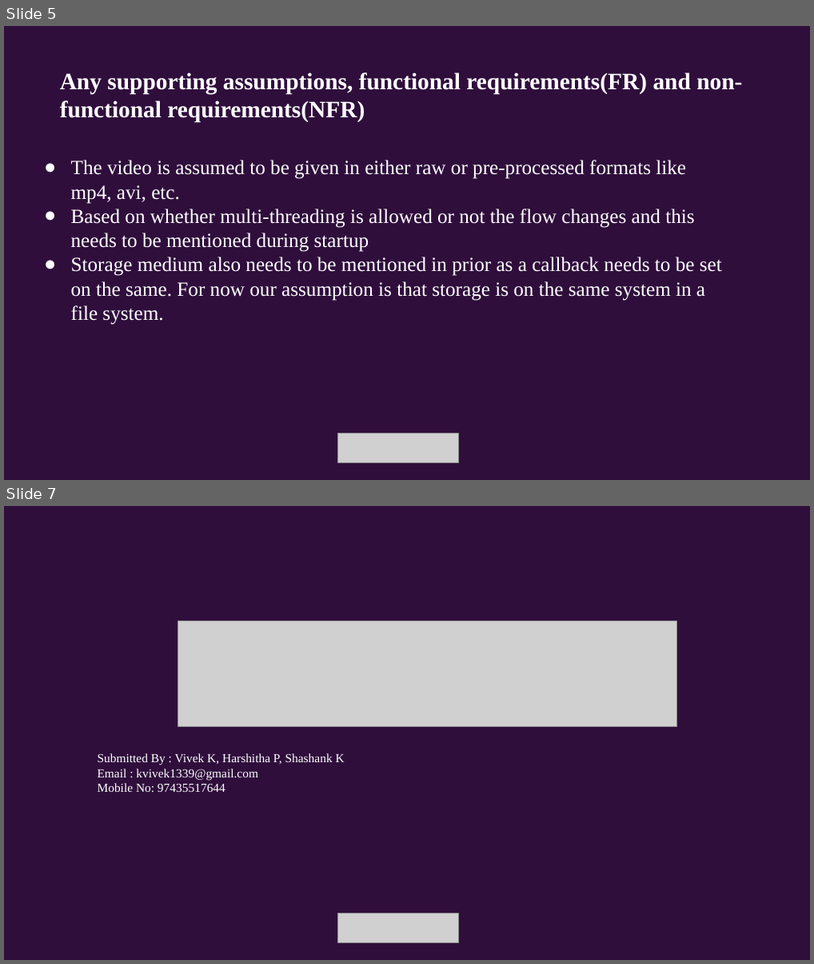
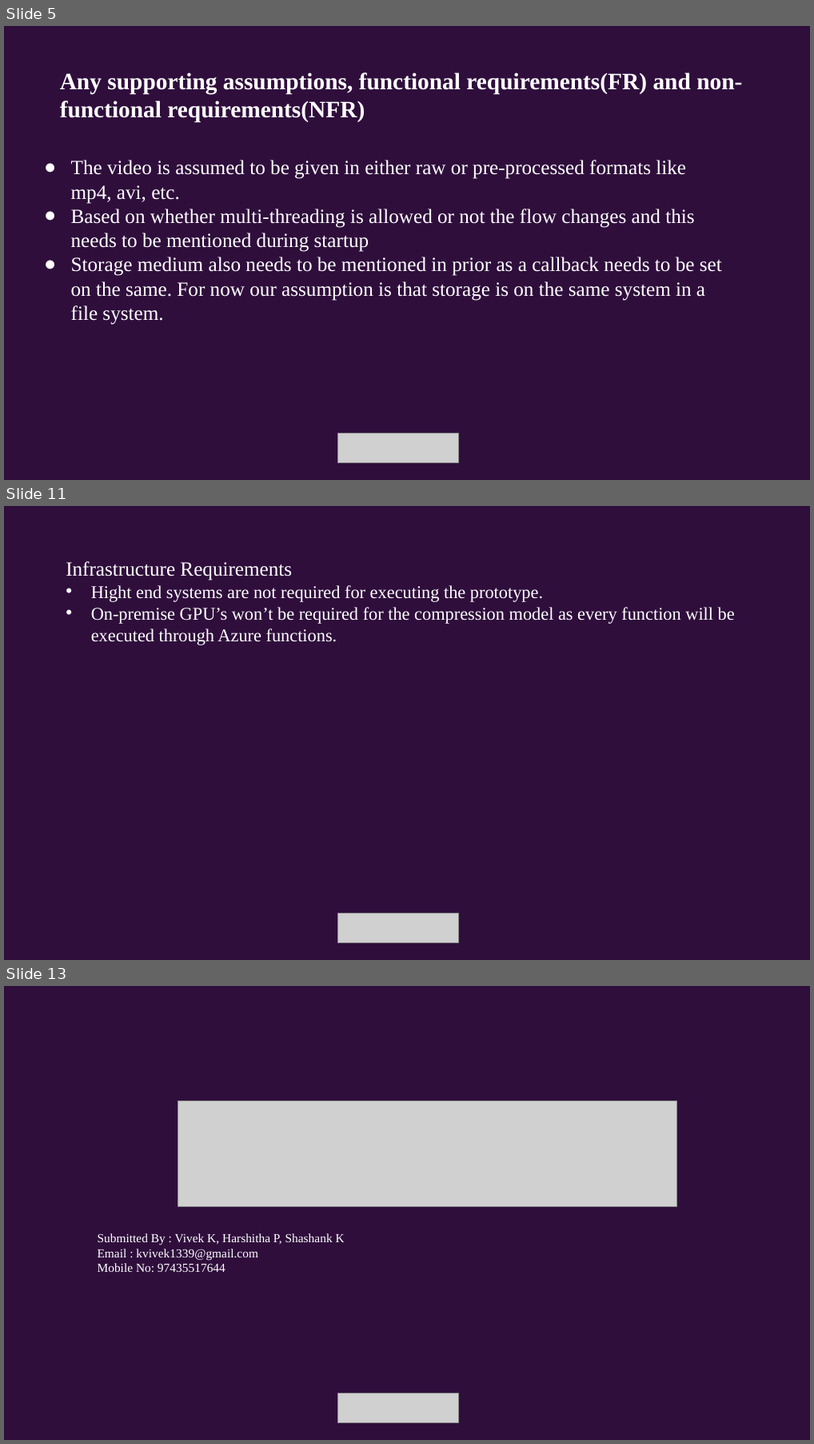
Before and after one commit to harshithaputtaswamy/video-compression, a slide deck: idea/idea_video_compression.pptx. Shown one above the other, each under a label of ours: slides 5 and 7 before the commit, slides 5, 11 and 13 after it; the slides between them are not shown. The pictures are 814x964 and 814x1444 pixels, drawn with LibreOffice and Linux fonts; fonts in the diff are those of the drawing; grey boxes stand for pictures. Boxes give left, top, right and bottom in pixels: in the first picture for what was removed or moved away, otherwise in the second. Text is boxed around its words. In the diff, an @@ line names an element or a change of style, - is before the commit and + after.

```diff
--- a/idea/idea_video_compression.pptx
+++ b/idea/idea_video_compression.pptx
@@ slide 11 added at (x1=4, y1=506, x2=810, y2=960), background #FFFFFF @@
@@ rectangle added at (x1=4, y1=506, x2=810, y2=959), fill #2F0E3C @@
@@ text added at (x1=66, y1=561, x2=735, y2=645), 16 pt, text #FFFFFF @@
+Infrastructure Requirements
+• Hight end systems are not required for executing the prototype.
+• On-premise GPU’s won’t be required for the compression model as every function will be executed through Azure functions.
@@ picture added at (x1=338, y1=913, x2=459, y2=942) @@
@@ what was slide 7 is now slide 13 @@
```
Also in this commit, not shown: 1 slide changed, 5 other slides added.
